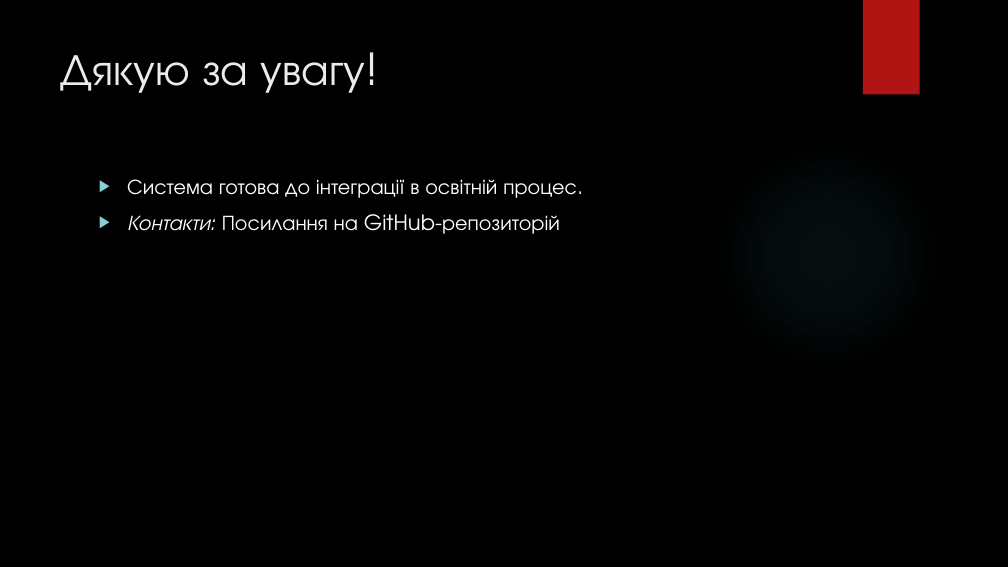
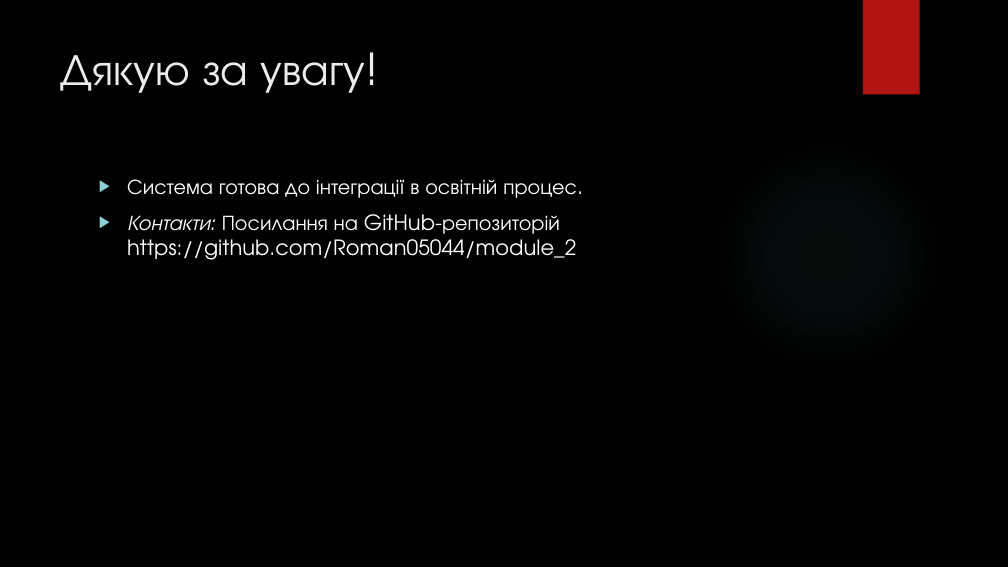
Before and after one commit to Roman05044/module_2, a slide deck: slide 6 of Технічний супровід Документація (лаб 3)/AI Plagiarism Checker.pptx. Drawn at 1008x567 pixels with LibreOffice and Linux fonts; fonts in the diff are those of the drawing; background and template pictures are left out. Boxes give left, top, right and bottom in pixels: in the first picture for what was removed or moved away, otherwise in the second. Text is boxed around its words. In the diff, an @@ line names an element or a change of style, - is before the commit and + after.

Commit message:
feat: додано посилання на Git

```diff
--- a/Технічний супровід Документація (лаб 3)/AI Plagiarism Checker.pptx
+++ b/Технічний супровід Документація (лаб 3)/AI Plagiarism Checker.pptx
@@ text at bbox=[127, 214, 576, 260]: text changed @@
-▶ Контакти: Посилання на GitHub-репозиторій
+▶ Контакти: Посилання на GitHub-репозиторій https://github.com/Roman05044/module_2
```
